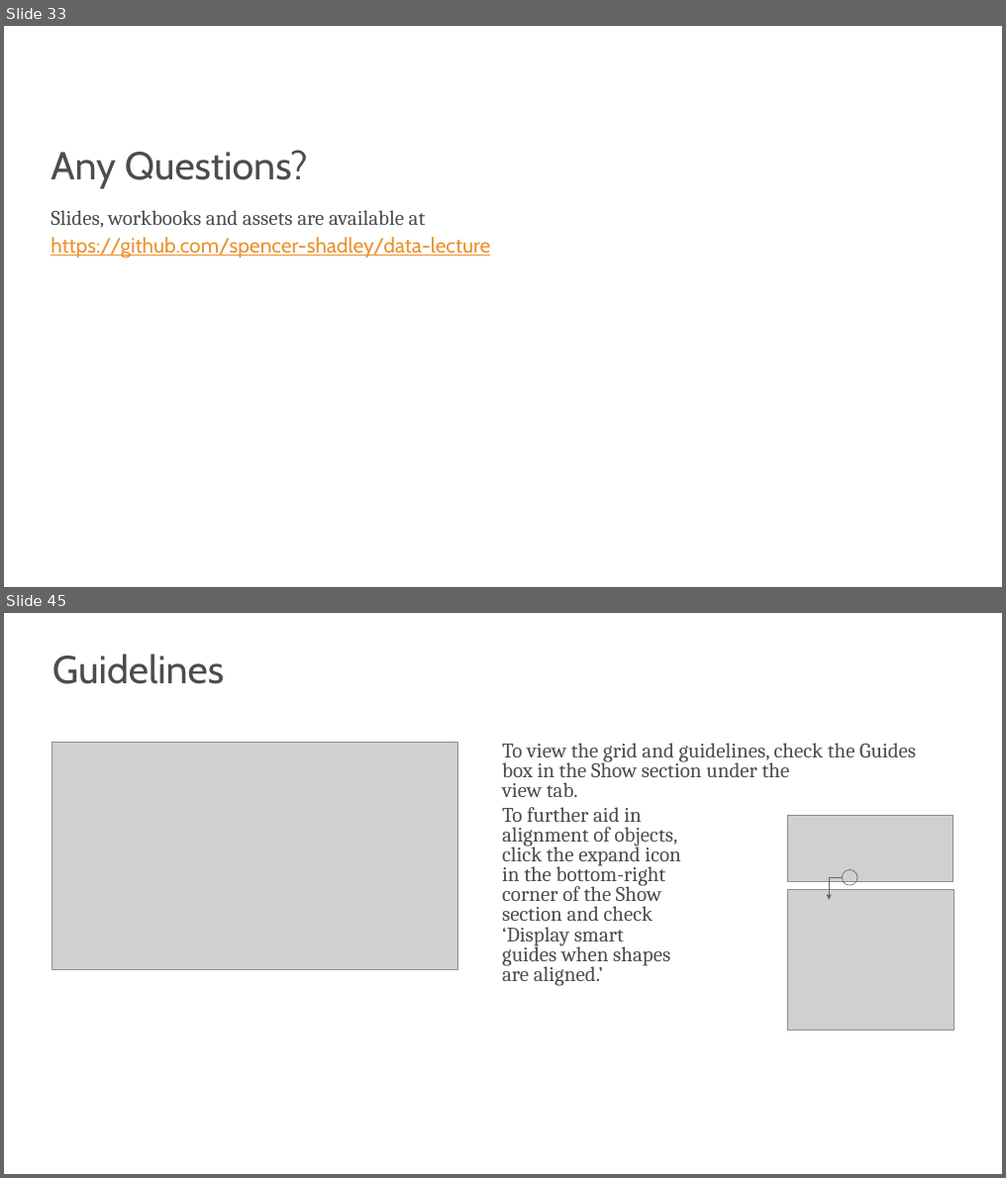
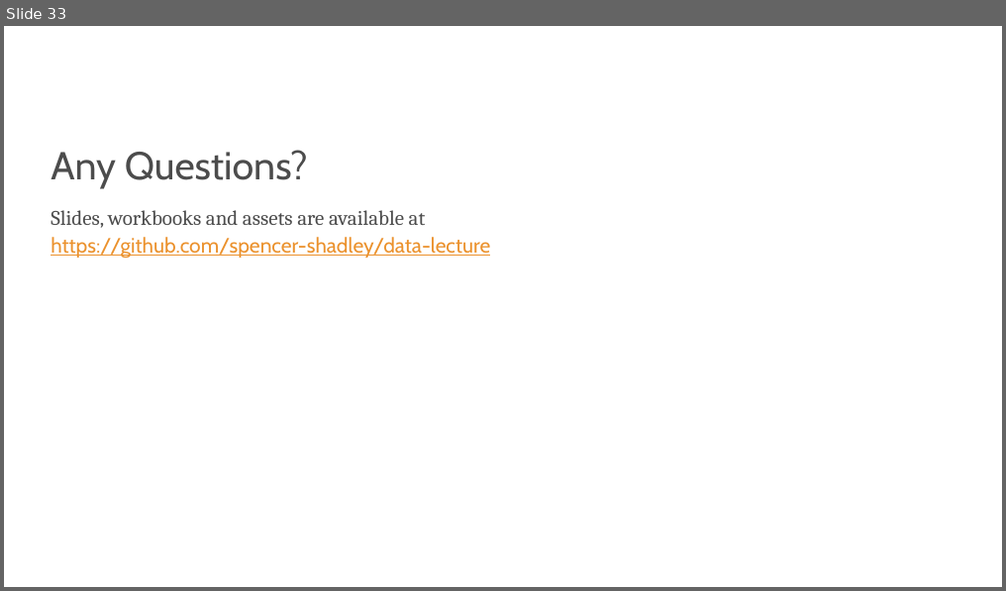
Before and after one commit to s-kyle-reed/data-lecture, a slide deck: lecture.pptx. Shown one above the other, each under a label of ours: slides 33 and 45 before the commit, slide 33 after it; the slides between them are not shown. The pictures are 1006x1178 and 1006x591 pixels, drawn with LibreOffice and Linux fonts; fonts in the diff are those of the drawing; grey boxes stand for pictures; background and template pictures are left out. Boxes give left, top, right and bottom in pixels: in the first picture for what was removed or moved away, otherwise in the second. Text is boxed around its words. In the diff, an @@ line names an element or a change of style, - is before the commit and + after.

```diff
--- a/lecture.pptx
+++ b/lecture.pptx
@@ slide 45 removed at box(4, 613, 1002, 1174), background #FFFFFF @@
@@ text removed at box(53, 654, 224, 684) @@
-Guidelines
@@ picture removed at box(53, 742, 458, 969) @@
@@ text removed at box(502, 743, 916, 986) @@
-To view the grid and guidelines, check the Guides box in the Show section under the
-view tab.
-To further aid in
-alignment of objects,
-click the expand icon
-in the bottom-right
-corner of the Show
-section and check
-‘Display smart
-guides when shapes
-are aligned.’
@@ picture removed at box(787, 815, 952, 882) @@
@@ text removed at box(97, 837, 1002, 933) @@
-Grid/Guidelines
@@ elbow arrow removed from (842, 877) to (829, 900) @@
@@ ellipse removed at box(842, 870, 857, 885) @@
@@ picture removed at box(787, 890, 953, 1030) @@
```
Also in this commit, not shown: 23 other slides removed.
